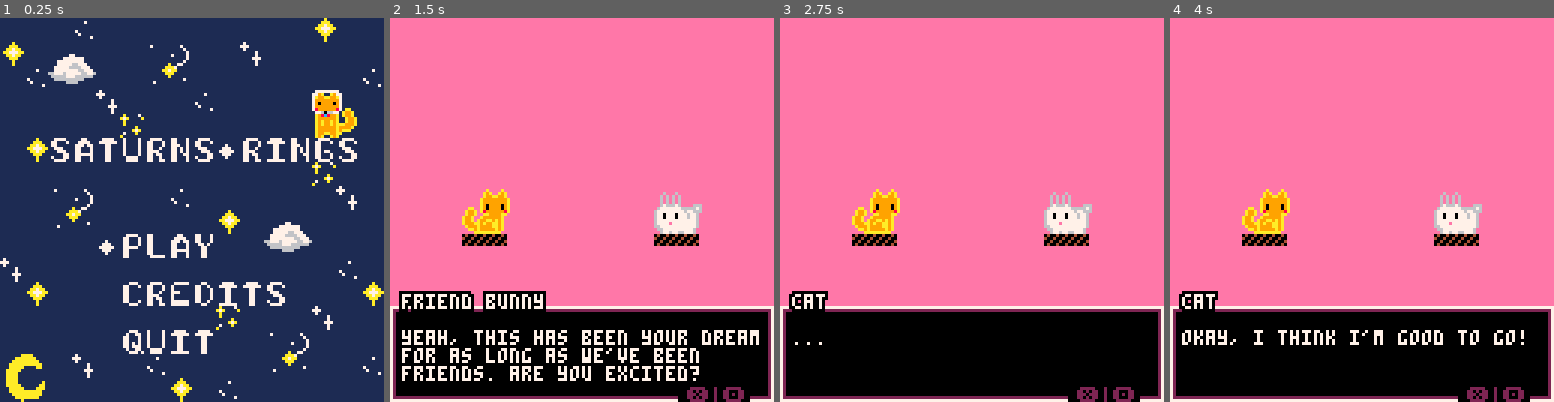
Above: before the commit, frames 1-4 (left to right).
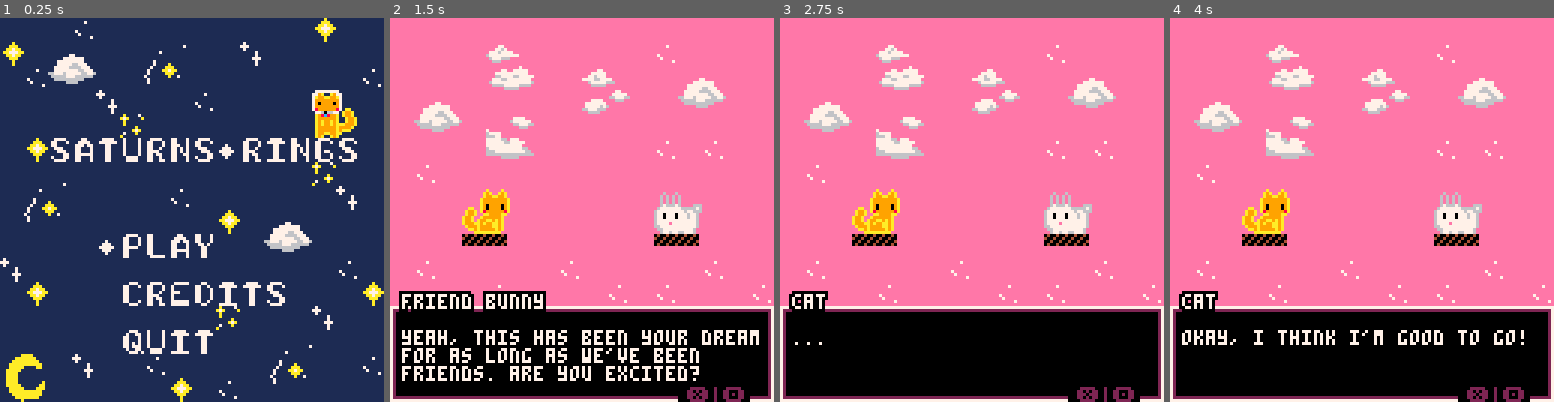
Above: after the commit, the same moments.

Repository: nicholasmueller76/Saturns-Rings
Game: PICO-8 cartridge saturns_rings.p8
Same seed, same stepped clock (60 frames per second), same inputs: the game is played once before the commit and once after it.
Inputs:
- Up to frame 1 (0.25 s): no input
- Up to frame 2 (1.5 s): tap X (X key) at 0.33, 1.07 s; tap O (Z key) at 0.7 s
- Up to frame 3 (2.75 s): hold Right 1.6-2.1 s; tap O (Z key) at 1.7, 2.1, 2.5 s; tap X (X key) at 1.85 s; hold Up 2.15-2.42 s; hold Right from 2.47 s (still down)
- Up to frame 4 (4 s): tap O (Z key) at 2.9, 3.3, 3.7 s; tap X (X key) at 2.97 s; release Right at 3.03 s; hold Left 3.08-3.58 s; hold Down 3.63-3.97 s

The runs differ from the first frame. In frame 1, 0.7% of the frame differs, in the area x 6-82%, y 7-96%; in frame 2, 3.4%; in frame 3, 3.4%, in the area x 6-100%, y 7-75%; in frame 4, 3.4%.

Commit message:
final build
code not synced to the lua files but oh well

Diff:
--- a/saturns_rings.p8
+++ b/saturns_rings.p8
@@ -499,8 +499,8 @@
   stars.draw()
   camera(cam:cam_pos())
   map(0,0,0,0,128,128)
+  p1:draw_star_platforms()
   p1:draw()
-  p1:draw_star_platforms()
   camera(0,0)
   if state==2 then
     printc("press ❎ to jump!",64,4,7,0,0)
@@ -578,16 +578,23 @@
     stop("see you, space meowboy",0,0,7)
   end
 end
-function title_draw()
+function title_draw(frame)
   cls(1)
   map(112,0,0,0,128,128)
+  local ypos = 0
   if titleloc==0 then
-    spr(2,32,72,1,1)
+    ypos = 72
   elseif titleloc==1 then
-    spr(2,32,88,1,1)
+    ypos = 88
   else
-    spr(2,32,104,1,1)
-  end
+    ypos = 104
+  end
+
+  spr(2,32,ypos,1,1)
+
+  spr(17+(2*(frame%4)),48,8,2,2)
+  spr(17+(2*(frame%4)),8,54,2,2)
+  spr(17+(2*(frame%4)),90,108,2,2)
 end
 function cutscene_update(cs)
   if not musplay then
@@ -794,6 +801,7 @@
       {"unspecified cow","to not saturn."},
       {"cat-stronaut","...huh. how do you know all\nthis?"},
       {"the moober cow","oh you know, i run a small\nlittle space travel operation\ncalled moober."},
+	  {"the moober cow","that's why all the ufos are\nout and stuff."},
       {"the moober cow","you might've heard of me or\nsomething."},
       {"cat-stronaut","...i don't think i have,\nbut thanks for the advice?"},
       {"",""}
@@ -822,7 +830,7 @@
       {"cat-stronaut","! you're all here!"},
       {"friend bunny (can breathe)","we sure are, pal. how about we\ncelebrate with a picture?"},
       {"cat-stronaut","oh heck yes"},
-      {"","and then pretend a flash\nhappens here i'm lazy :("},
+      {"","\n             end             "},
       {"",""}
     }
   }
@@ -869,11 +877,17 @@
       pause_update(1)
     end
 end
+
+frame = 0
+tick = 0
+
 function _draw()
     if state==2 or state==4 or state==6 then
       game_draw()
     elseif state==0 then
-      title_draw()
+      title_draw(frame)
+      if(tick%8==0) frame += 1
+      tick += 1
     elseif state==1 then
       cutscene_draw(sce.one)
     elseif state==3 then
@@ -1018,38 +1032,168 @@
 
 
 
+…(130 lines of a section not shown)…
 __gff__
-0000000000000000000000000000000000000000000000000000000000000000000000000000000000000000000000000000000000000000000000000000000000002222000000000000000000000000002002020000000002020000000000000001000000000000000000000000000000000000000000000000000000000000
+0000000000000000000000000000000000000000000000000000000000000000000000000000000000000000000000000000000000000000000000000000000000002222000000000202000000000000002002020000000002020000000000000001000000000000000000000000000000000000000000000000000000000000
 0000000000000000000000000000000000000000000000000000000000000000000000000000000000000000000000000000000000000000000000000000000000000000000000000000000000000000000000000000000000000000000000000000000000000000000000000000000000000000000000000000000000000000
 __map__
 6100000500000000000000000000000005610500000005000000000000000000050061050000040000000000000000000003006100000000000000000000000000000000000000000000000000000000000000000000000000000000000000000000000000000000000000000000000000000005000000000000000000030000
-610000000058590000050000005859000061000200000000050000000200000000006100000000000042435100060000000000610000000000000000000000000000000000000000000000000000000000000000000000000000000000000000000000000000000000000000000000000300090a000011120000060000000000
-6100000000000000000000000000292a0061000000000000000000000006000000046100060000000000000000000000000000610000000000000000000000000000000000000000000000000000000000000000000000000000000000000000000000000000000000000000000000000005191a000021220000000000000005
-6158590000050000000000000000393a00610600000000000600004243510000050061000000000000000000000058590000006100000000000000000000000000000000000000000000000000000000000000000000000000000000000000000000000000000000000000000000000000000000060000000500000000686900
-6100000000000000005859000500000000610000000005000000000000000000000061000000000000050000000000000000006100000000000000000000000000000000000000000000000000000000000000000000000000000000000000000000000000000000000000000000000000000000000400000000000000787900
-6102000b0c000000000000000000000002610200000000000000050000000000000261020000000600000000000000000000026100000000000000000000000000000000000000000000000000000000000000000000000000000000000000000000000000000000000000000000000000033231303436103202363310073200
-6100001b1c000000000500000000000000610000000000000000585900020000000661000000000000000052530004000000006100000000000000000000000000000000000000000000000000000000000000000000000000000000000000000000000000000000000000000000000000000000000000000000000000040000
-610000000058590000000000000000000061000500000000000000000000000500006100000000000000000000000000000600610000000000000000000000000000000000000000000000000000000000000000000000000000004e4f0000000000000000000000000000000000000000001112000000050000000000000600
-610000000000000000000000000000050061000000020000000005000600000000006100000300000000000000000000000000610000000000000000000000000000000000000000000000000000000000000000000000000000005e5f000000000000000000000000000000000000000000212200000000000300090a000000
-610000000500000000000058590000000061060000000042435100000000585900006100000000000000000000000000000000610000000000000000000000000000005859000000000000585900000000000042430000000000004243000000000000000000000000000000000000000000000000082d31200000191a000000
-6100000000000000000000000000000000610000000000000000000000000000060061000000000042435100000000050000006100000000000000000000000000000000000000000000000000000000000000000000000000000000000000000000000000000000000000000000000006000000000000000000000000000500
-61000000000000000000292a0000000000610000000000000000000200000000000061000000060000000004000000000000006100000000000000000000000000000000000000000000000000000000000000000000000000000000000000000000000000000000000000000000000000030000000f36373833303200000003
+6100000000585900000500000058590000610002000000000500000002000000000061000000000000424351000600000000006100000000000000000000000000000000292a0000000000050000000000000000000400000300000400000000000000000000000000000000000000000300090a000000000000060000000000
+6100000000000000000000000000292a00610000000000000000000000060000000461000600000000000000000000000000006100000000000000000000000000000000393a00000b0c0000090a000000000000050000000000000005000000000000000000000000000000000000000005191a000000000000000000000005
+6158590000050000000000000000393a00610600000000000600004243510000050061000000000000000000000048490000006100000000000000000000000000090a00000000001b1c0000191a0000000000050000000000000000000500000000000000000000000000000000000000000000060000000500000000686900
+6100000000000000005859000500000000610000000005000000000000000000000061000000000000050000000000000000006100000000000000000000000000191a002b2c00000000000000000000000005000006000000000006000005000000000000000000000000000000000000000000000400000000000000787900
+6102000b0c0000000000000000000000026102000000000000000500000000000002610200000006000000000000000000000261000000000000000000000000000000003b3c00000000000500050000000500000000000000000000000000050000000000000000000000000000000000033231303436103202363310073200
+6100001b1c000000000500000000000000610000000000000000585900020000000661000000000000000052530004000000006100000000000000000000000000050000000000000000000000000000000000000000000000000000000000000000000000000000000000000000000000000000000000000000000000040000
+610000000058590000000000000000000061000500000000000000000000000500006100000000000000000000000000000600610000000000000000000000000000000000000000000000000000000000000000000000000000004e4f0000000000000000000000000000000000000000000000000000050000000000000600
+610000000000000000000000000000050061000000020000000005000600000000006100000300000000000000000000000000610000000000000000000000000000000000000000000000000000000000000000000000000000005e5f000000000000000000000000000000000000000000000000000000000300090a000000
+610000000500000000000058590000000061060000000042435100000000585900006100000000000000000000000000000000610000000000000000000000000000005859000000000000585900000000000042430000000000004243000005000000000000000000000000000000000000000000082d31200000191a000000
+6100000000000000000000000000000000610000000000000000000000000000060061000000000042435100000000050000006100000000000000000000000000050000000000050000000000050000000500000000050005000000000500000000000000000000000000000000000006000000000000000000000000000500
+61000000000000000000292a0000000000610000000000000000000200000000000061000000060000000004000000000000006100000000000000000000000000000000050000000005000500000005000000000500000005000005000000050000000000000000000000000000000000030000000f36373833303200000003
 61020000000000000000393a00000000026102000000000000000000000000000002610200000000000000000000000006000261000000000000000000000000402e2e2e2e2e2e2e2e2e2e2e2e2e2e1f402e2e2e2e2e2e2e2e2e2e2e2e2e2e1f0000000000000000000000000000000000000000000000000004000000060000
-6100000000000000585900000500000000610500000000000000000000000000000061000000000000000000525300000000006100000000000000000000000050010101010101010101010101010160500101010101010101010101010101600000000000000000000000000000000000000000003534333000001112000000
-610000000000000000000000000058590061000000000002585906000000000000006100000500000000000000000000000000610000000000000000000000005001010101010101010101010101016050010101010101010101010101010160000000000000000000000000000000000d0e0006000005000000002122000005
+6100000000000000585900000500000000610500000000000000000000000000000061000000000000000000525300000000006100000000000000000000000050010101010101010101010101010160500101010101010101010101010101600000000000000000000000000000000000000000003534333000000000000000
+610000000000000000000000000058590061000000000002585906000000000000006100000500000000000000000000000000610000000000000000000000005001010101010101010101010101016050010101010101010101010101010160000000000000000000000000000000000d0e0006000005000000000000000005
 6100000000000500000000000000000b0c6100424351000000000000424351000000610000000000000000000000030000000061000000000000000000000000703e3e3e3e3e3e3e3e3e3e3e0101012f703e3e3e3e3e3e3e3e3e3e3e0101012f000000000000000000000000000000001d1e0000000000030005000000000000
 6100585900090a00000000000000001b1c610000000600000000000000000000000061000000005253000000000000000000006100000000000000000000000000000000000000000000000000000000000000000000000000000000000000000000000000000000000000000000000000000000000000000000000000000000
-6100000000191a00000000000000000000610000000000000000000000000500000061000600000000000000000000000005006100000000000000000000000000000000000000000000000000000000000000000000000000000000000000000000000000000000000000000000000000000000000000000000000000000000
-6100000000000000000058590000000000610000000000585900000200000000000061000000000004000000000000000000006100000000000000000000000000000000000000000000000000000000000000000000000000000000000000000000000000000000000000000000000000000000000000000000000000000000
-6100000000000000000000000000585900610000000000000005000000000000000261020000000000000000585900000000026100000000000000000000000000000000000000000000000000000000000000000000000000000000000000000000000000000000000000000000000000000000000000000000000000000000
-6102000000000000000000000500000000610600000002000000000000000000060061000058590000000600000000000000006100000000000000000000000000000000000000000000000000000000000000000000000000000000000000000000000000000000000000000000000000000000000000000000000000000000
-610000000058590000090a000000000002610200000000000000585900000000000061000000000000000000000000000000006100000000000000000000000000000000000000000000000000000000000000000000000000000000000000000000000000000000000000000000000000000000000000000000000000000000
-610000050000000000191a000000000000610000000000000200000000000000000061000000000000000000050000000000006100000000000000000000000000000000000000000000000000000000000000000000000000000000000000000000000000000000000000000000000000000000000000000000000000000000
-6100000000000000000000005859000000610000000000000000000000000000000061000500000000000000000400004243516100000000000000000000000000000000000000000000000000000000000000000000000000000000000000000000000000000000000000000000000000000000000000000000000000000000
-6100000000000000000000000000090a00610200000058590000000000000000000061000000000052530000000000000000006100000000000000000000000000000000000000000000000000000000000000000000000000000000000000000000000000000000000000000000000000000000000000000000000000000000
+6100000000191a00000000000000000000610000000000000000000000000500000061000600000000000000000000000005006100000000000000000000000000000000000000000000040000000000000000000000000000000500000000050000000000000000000000000000000000000000000000000000000000000000
+6100000000000000000058590000000000610000000000585900000200000000000061000000000004000000000000000000006100000000000000000000000000000600000000000000000000000000000000000000000000060000040000000000000000000000000000000000000000000000000000000000000000000000
+6100000000000000000000000000585900610000000000000005000000000000000261020000000000000000484900000000026100000000000000000000000000000000000400000500000000000000000000000000000000000006000000050000000000000000000000000000000000000000000000000000000000000000
+6102000000000000000000000500000000610600000002000000000000000000060061000048490000000600000000000000006100000000000000000000000000060000000000000000000500030000000000000000000000000000000500000000000000000000000000000000000000000000000000000000000000000000
+610000000058590000090a000000000002610200000000000000585900000000000061000000000000000000000000000000006100000000000000000000000000000000000000000000000000000000000000000000000000060000000500050000000000000000000000000000000000000000000000000000000000000000
+610000050000000000191a000000000000610000000000000200000000000000000061000000000000000000050000000000006100000000000000000000000000000005000000000003000000000000000000000000000000000500000000000000000000000000000000000000000000000000000000000000000000000000
+6100000000000000000000005859000000610000000000000000000000000000000061000500000000000000000400004243516100000000000000000000000005000000000000000000000000000500000000000000000000060000050000050000000000000000000000000000000000000000000000000000000000000000
+6100000000000000000000000000090a00610200000058590000000000000000000061000000000052530000000000000000006100000000000000000000000000030000000000000000000000000000000000000000000000000004000000000000000000000000000000000000000000000000000000000000000000000000
 6158590000000000000000050000191a00610000000000000000000000000000000261000000000000000000000000000000006100000000000000000000000000000052530000000000005253000000000000000000000000000000004445000000000000000000000000000000000000000000000000000000000000000000
-6100000000000b0c000000000000000000610000000000000000000006000000000061020000000400000000000000000300026100000000000000000000000000000000000000000000000000000000000000000000000000000000005455000000000000000000000000000000000000000000000000000000000000000000
-6105005859001b1c000000000000000000610058590000000000000000004243510061005859000000000058590000000000006100000000000000000000000000000000000000000000000000000000000000000000000000000000000000000000000000000000000000000000000000000000000000000000000000000000
+6100000000000b0c000000000000000000610000000000000000000006000000000061020000000400000000000000000300026100000000000000000000000000050000000000060000000000000600000000000000000000000500005455000000000000000000000000000000000000000000000000000000000000000000
+6105005859001b1c000000000000000000610058590000000000000000004243510061004849000000000048490000000000006100000000000000000000000000000000000000000500000000000000000000000000000004000000000000040000000000000000000000000000000000000000000000000000000000000000
 61000000000000005859000000000005006100000002000000000000000000000000610000000000000600000000000000000061000000000000000000000000402e2e2e2e2e2e2e2e2e2e2e2e2e2e1f402e2e2e2e2e2e2e2e2e2e2e2e2e2e1f0000000000000000000000000000000000000000000000000000000000000000
 6100000000050000000000000000000000610500000000000000000000000200000061000000000000000000000000000500006100000000000000000000000050010101010101010101010101010160500101010101010101010101010101600000000000000000000000000000000000000000000000000000000000000000
 610000090a000000000000000000585900610000000000585900000000000000000061000600525300000000000000000000006100000000000000000000000050010101010101010101010101010160500101010101010101010101010101600000000000000000000000000000000000000000000000000000000000000000
Not shown, changed: 151 lines of the sprite sheet (__gfx__) section of saturns_rings.p8
Not shown, changed: the thumbnail (__label__) section of saturns_rings.p8
